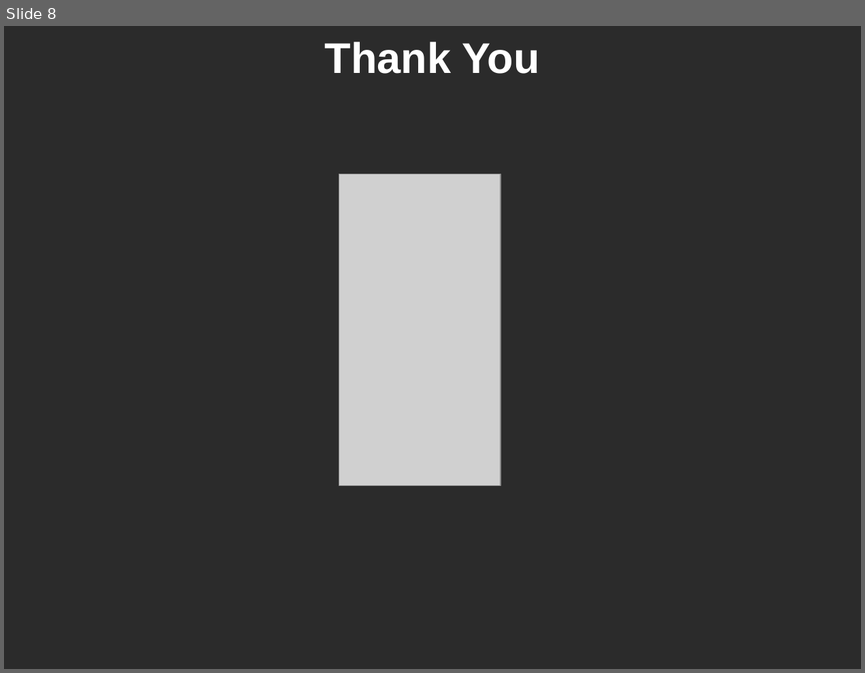
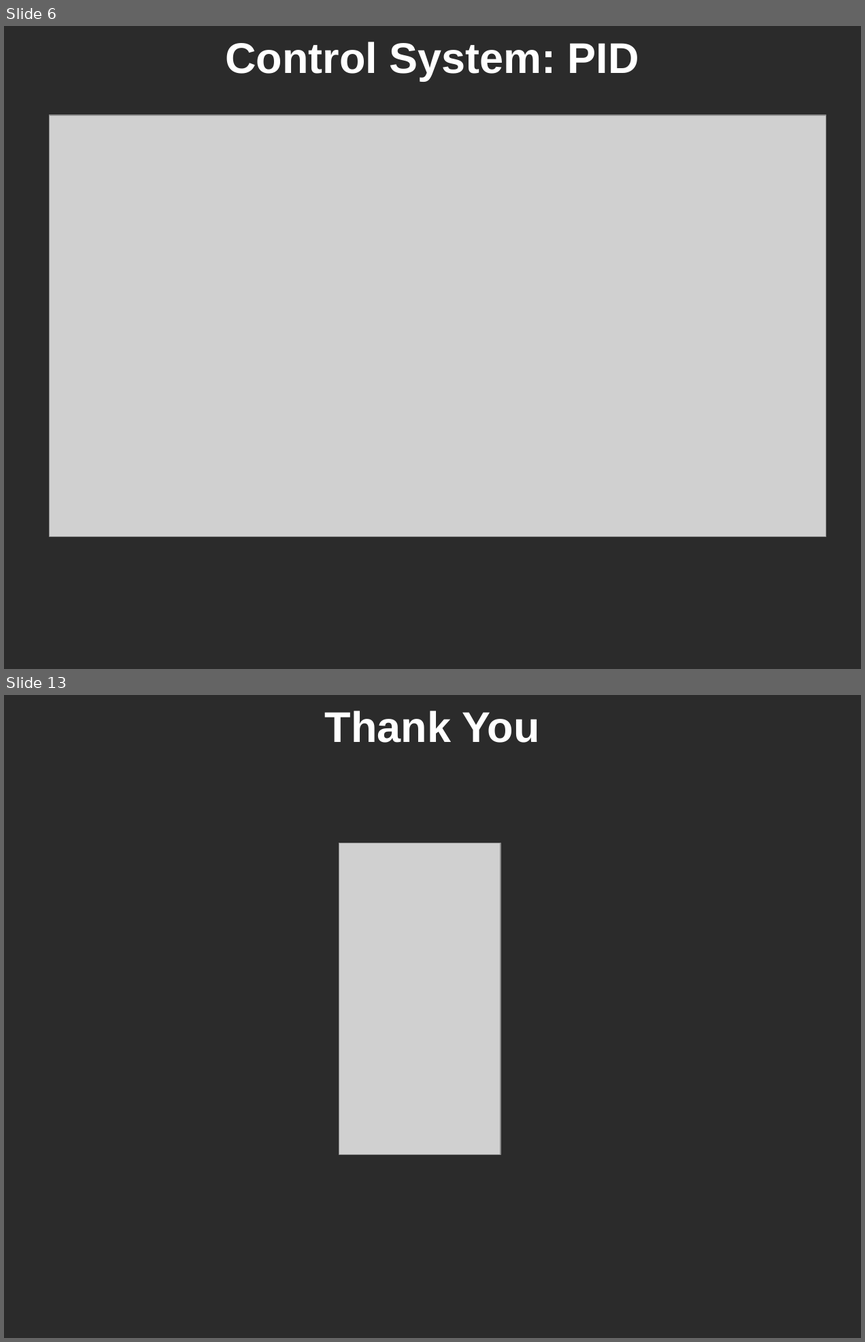
Before and after one commit to ominux/ece532, a slide deck: project/april_11/john.pptx. Shown one above the other, each under a label of ours: slide 8 before the commit, slides 6 and 13 after it; the slides between them are not shown. The pictures are 865x673 and 865x1342 pixels, drawn with LibreOffice and Linux fonts; fonts in the diff are those of the drawing; grey boxes stand for pictures; background and template pictures are left out; a plain dark background stands for a picture behind light text. Boxes give left, top, right and bottom in pixels: in the first picture for what was removed or moved away, otherwise in the second. Text is boxed around its words. In the diff, an @@ line names an element or a change of style, - is before the commit and + after.

```diff
--- a/project/april_11/john.pptx
+++ b/project/april_11/john.pptx
@@ slide 6 added at (x1=4, y1=26, x2=861, y2=669), background picture (left out) @@
@@ text added at (x1=225, y1=42, x2=639, y2=80), 36 pt, text #FFFFFF, bold @@
+Control System: PID
@@ picture added at (x1=50, y1=115, x2=825, y2=537) @@
@@ what was slide 8 is now slide 13 @@
```
Also in this commit, not shown: 1 slide changed, 6 other slides added, 2 slides removed, 8 other files.
